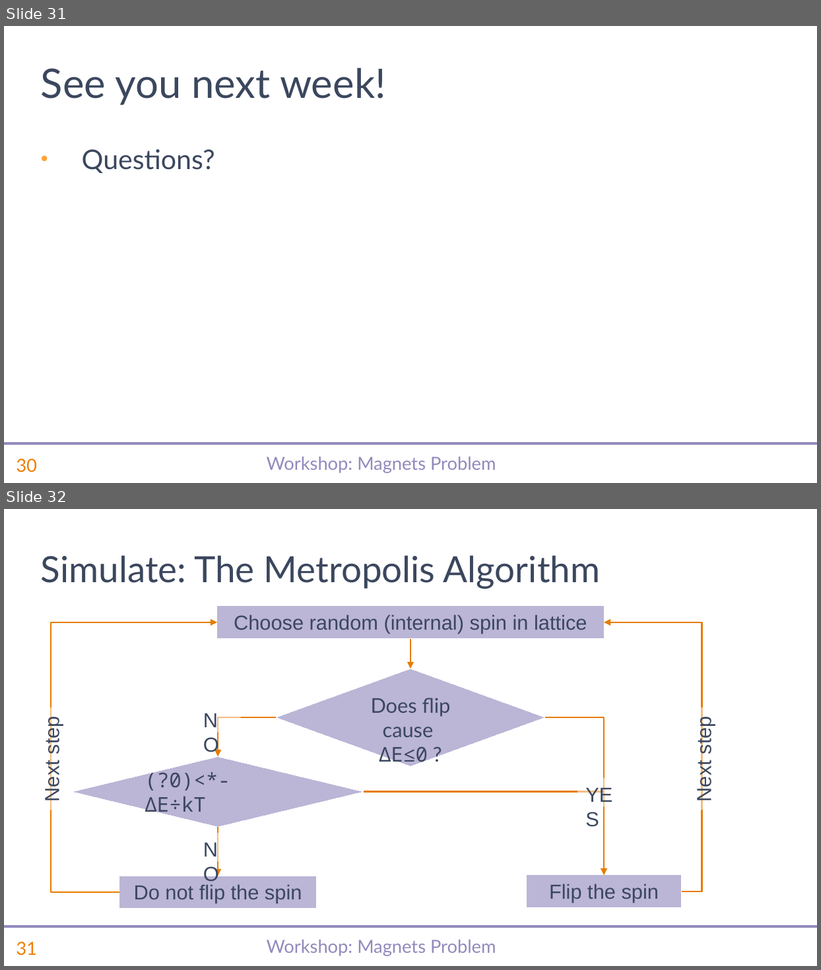
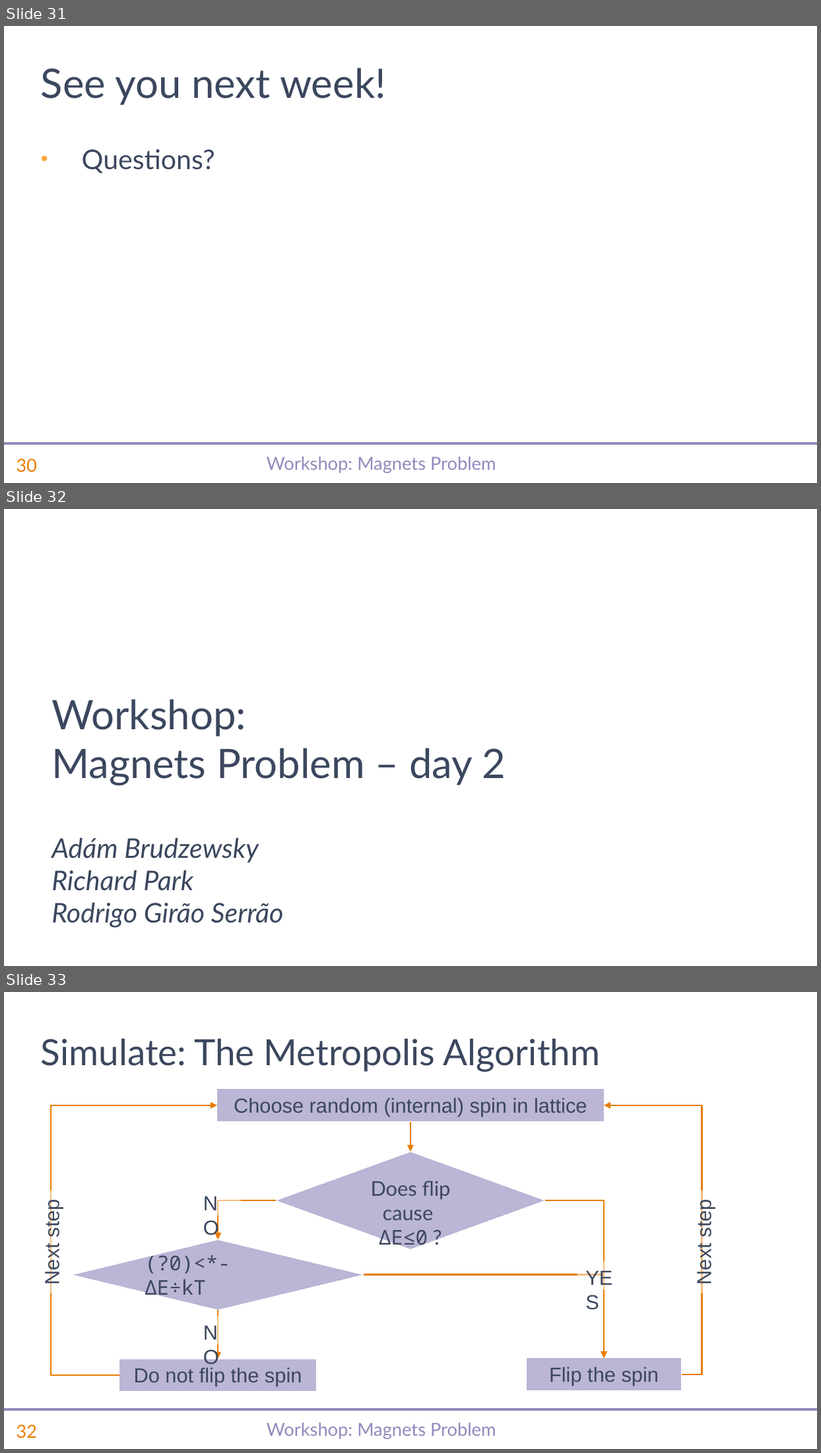
Before and after one commit to abrudz/SimCorp, a slide deck: magnets/slides.pptx. Shown one above the other, each under a label of ours: slides 31 and 32 before the commit, slides 31, 32 and 33 after it. The pictures are 821x970 and 821x1453 pixels, drawn with LibreOffice and Linux fonts; fonts in the diff are those of the drawing; background and template pictures are left out. Boxes give left, top, right and bottom in pixels: in the first picture for what was removed or moved away, otherwise in the second. Text is boxed around its words. In the diff, an @@ line names an element or a change of style, - is before the commit and + after.

```diff
--- a/magnets/slides.pptx
+++ b/magnets/slides.pptx
@@ slide 32 added at <box>4,509,817,966</box>, background #FFFFFF @@
@@ title added at <box>52,699,506,786</box>, 36 pt, text #3B475E @@
+Workshop:
+Magnets Problem – day 2
@@ text added at <box>52,838,284,928</box>, 24 pt, text #3B475E, italic @@
+Adám Brudzewsky
+Richard Park
+Rodrigo Girão Serrão
@@ what was slide 32 is now slide 33 @@
@@ page number at <box>16,1425,37,1439</box>: text changed @@
-31
+32
```
Also in this commit, not shown: 1 slide changed, 18 other slides added, 2 other files.
